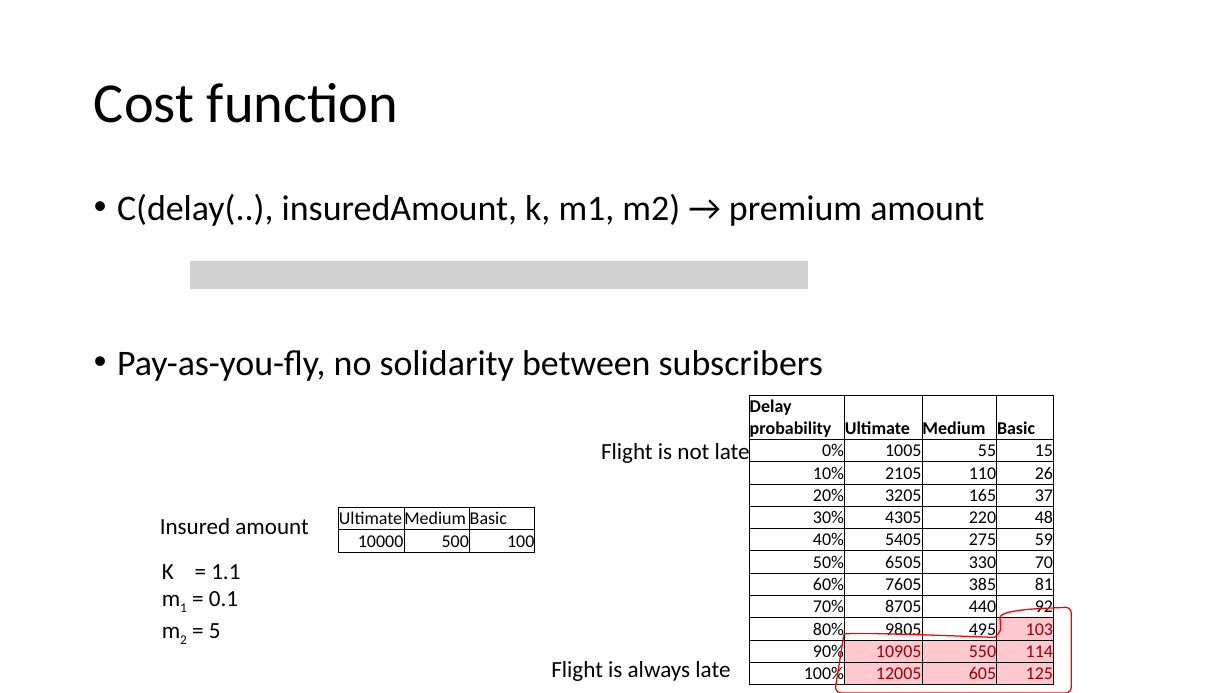
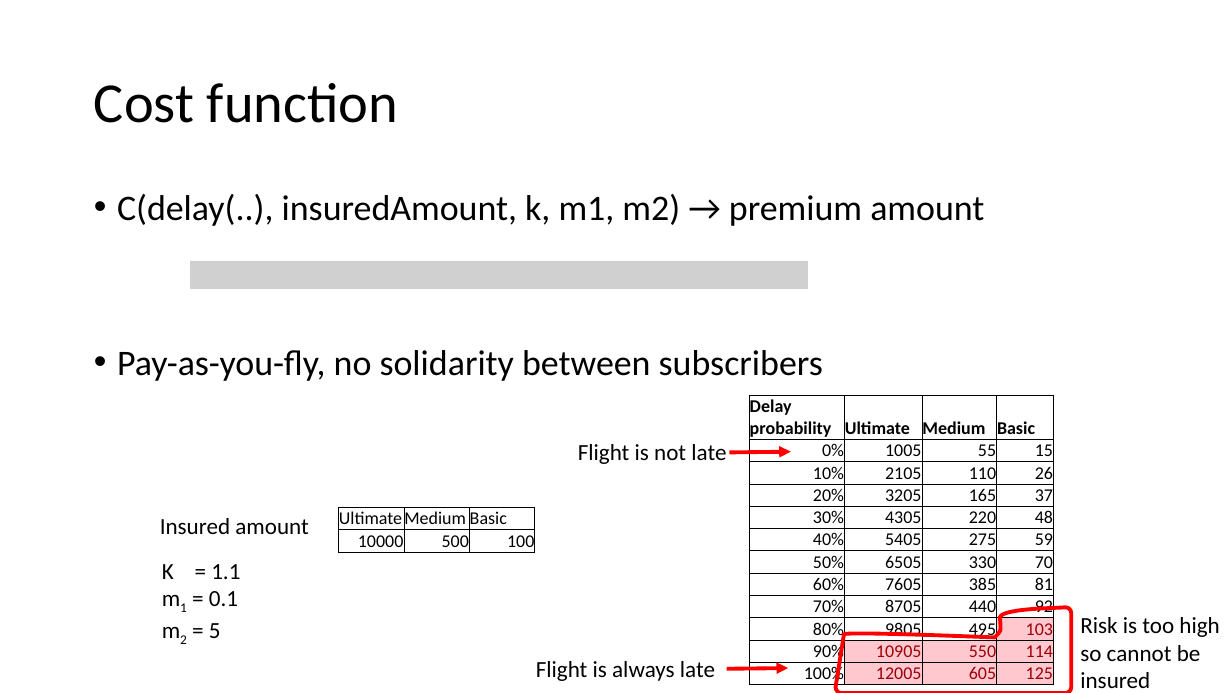
Before and after one commit to CDays2018Mobi/unchained-flight-insurance, a slide deck: slide 7 of unchained-flight-insurance-web/Notes techniques.pptx. Drawn at 1232x693 pixels with LibreOffice and Linux fonts; fonts in the diff are those of the drawing; grey boxes stand for pictures. Boxes give left, top, right and bottom in pixels: in the first picture for what was removed or moved away, otherwise in the second. Text is boxed around its words. In the diff, an @@ line names an element or a change of style, - is before the commit and + after.

Commit message:
updated XLS and PPT

```diff
--- a/unchained-flight-insurance-web/Notes techniques.pptx
+++ b/unchained-flight-insurance-web/Notes techniques.pptx
@@ text "Flight is not late" rewrapped from [601,440,750,466] to [578,444,726,464] @@
@@ arrow added from (729, 453) to (791, 452), #FF0000 3 pt @@
@@ freeform shape at [836,607,1071,693]: outline #FF0000 1 pt to #FF0000 3 pt @@
@@ text added at [1080,617,1219,688], 18 pt, text #000000 @@
+Risk is too high so cannot be insured
@@ text "Flight is always late": place and size @@
-text "Flight is always late" at [551,661,730,681]
+text "Flight is always late" at [536,661,715,681]
@@ arrow added from (726, 669) to (788, 668), #FF0000 3 pt @@
```
Also in this commit, not shown: 2 other files.
